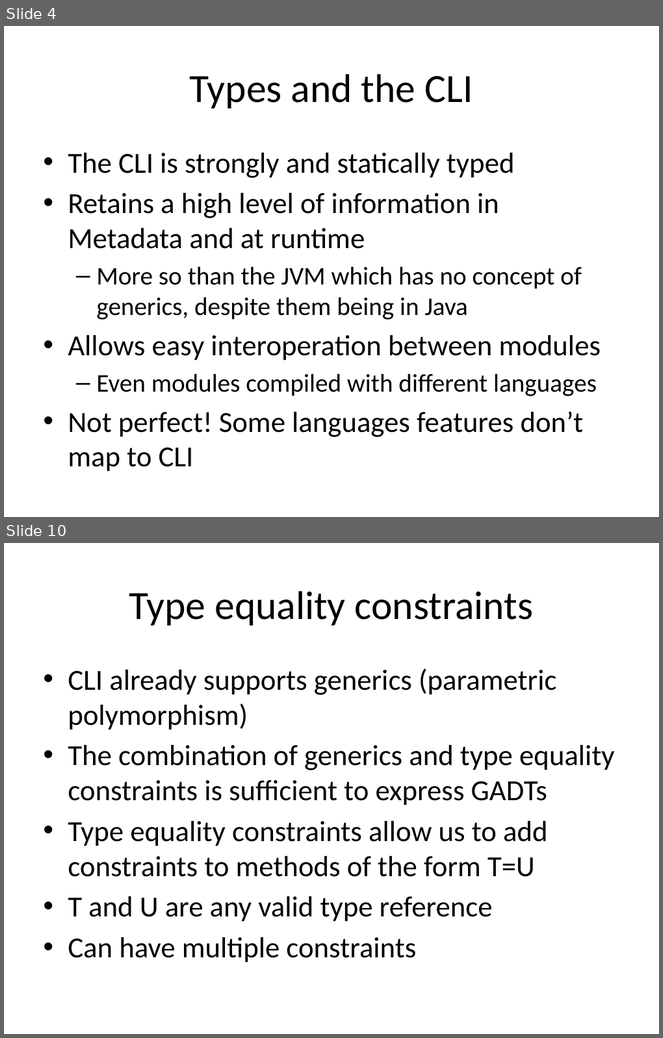
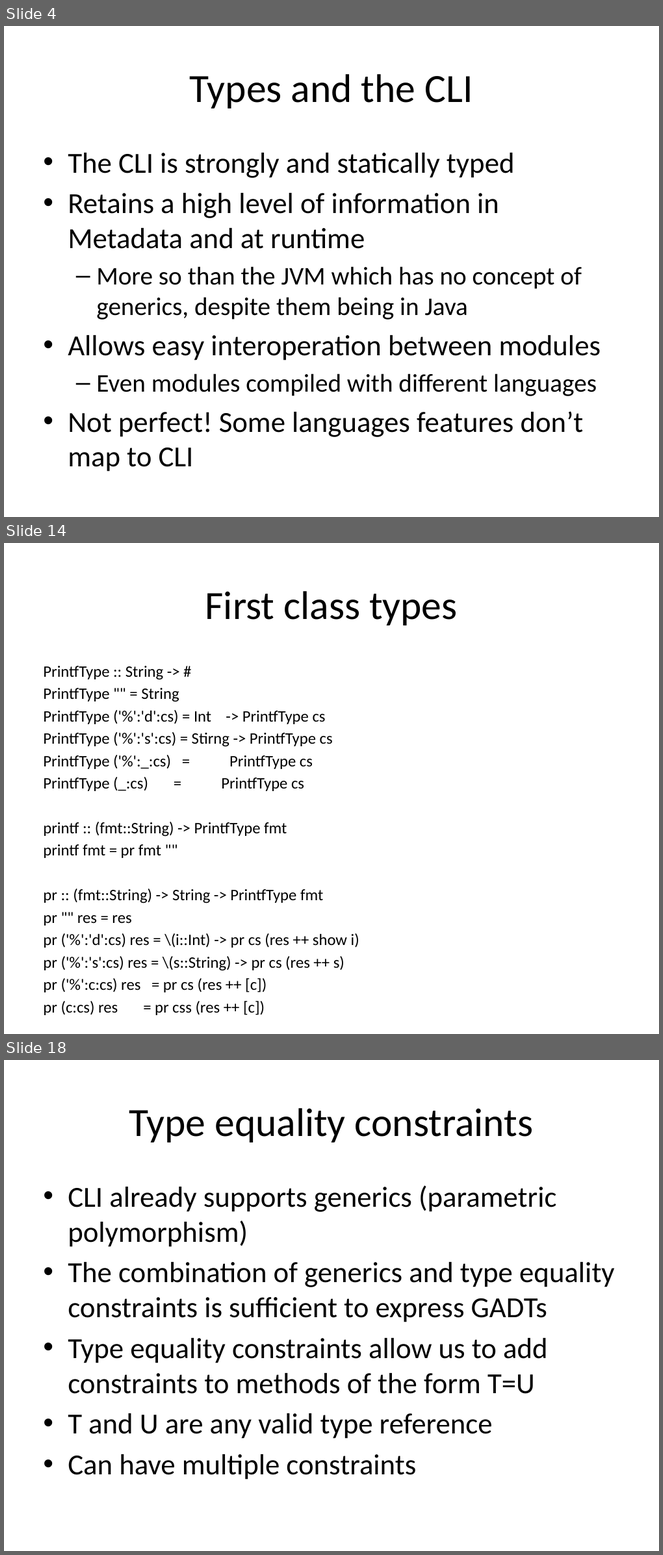
Before and after one commit to Frassle/Imperial-FYP, a slide deck: draftPresenation.pptx. Shown one above the other, each under a label of ours: slides 4 and 10 before the commit, slides 4, 14 and 18 after it; the slides between them are not shown. The pictures are 663x1038 and 663x1555 pixels, drawn with LibreOffice and Linux fonts; fonts in the diff are those of the drawing. Boxes give left, top, right and bottom in pixels: in the first picture for what was removed or moved away, otherwise in the second. Text is boxed around its words. In the diff, an @@ line names an element or a change of style, - is before the commit and + after.

```diff
--- a/draftPresenation.pptx
+++ b/draftPresenation.pptx
@@ slide 14 added at (4, 543, 659, 1034), background #FFFFFF @@
@@ title added at (206, 591, 458, 626), 44 pt, text #000000 @@
+First class types
@@ text added at (43, 666, 360, 1016), 17.6 pt, text #000000 @@
+PrintfType :: String -> #
+PrintfType "" = String
+PrintfType ('%':'d':cs) = Int -> PrintfType cs
+PrintfType ('%':'s':cs) = Stirng -> PrintfType cs
+PrintfType ('%':_:cs) = PrintfType cs
+PrintfType (_:cs) = PrintfType cs
+printf :: (fmt::String) -> PrintfType fmt
+printf fmt = pr fmt ""
+pr :: (fmt::String) -> String -> PrintfType fmt
+pr "" res = res
+pr ('%':'d':cs) res = \(i::Int) -> pr cs (res ++ show i)
+pr ('%':'s':cs) res = \(s::String) -> pr cs (res ++ s)
+pr ('%':c:cs) res = pr cs (res ++ [c])
+pr (c:cs) res = pr css (res ++ [c])
@@ what was slide 10 is now slide 18 @@
```
Also in this commit, not shown: 1 slide changed, 11 other slides added.
